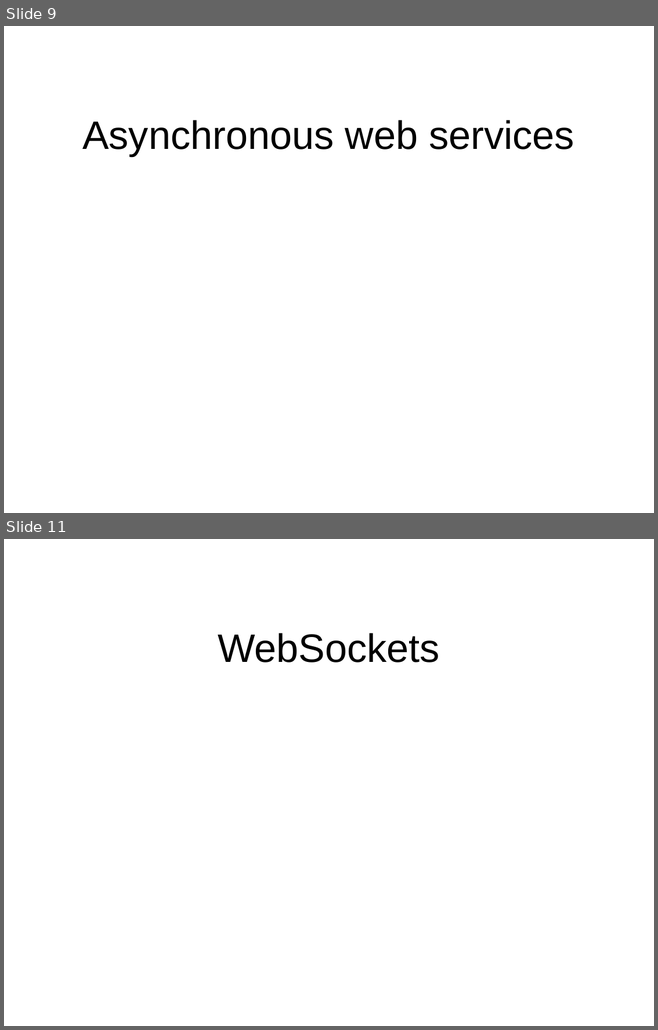
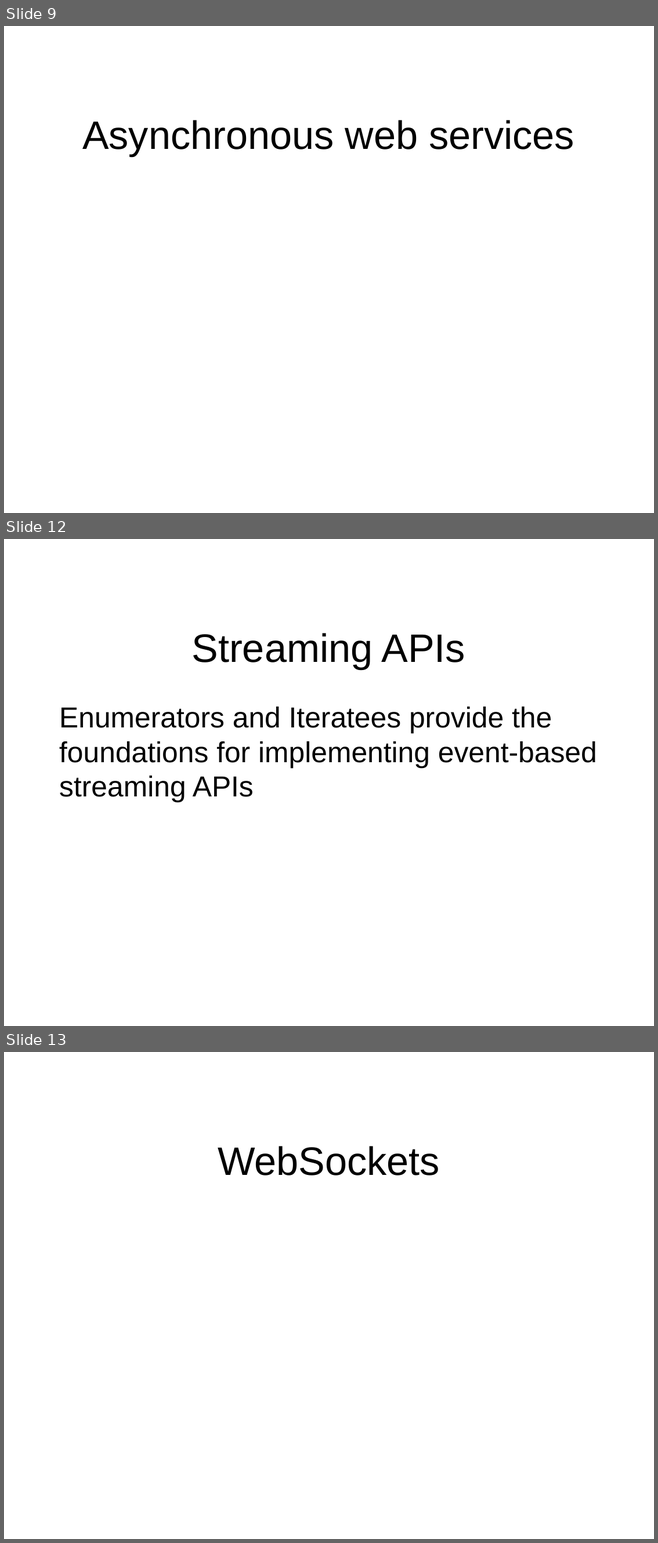
Before and after one commit to oscarrenalias/wjax-2012-play-async-apps, a slide deck: presentation/Asynchronous web apps with Play Framework 2.0.potx. Shown one above the other, each under a label of ours: slides 9 and 11 before the commit, slides 9, 12 and 13 after it; the slides between them are not shown. The pictures are 658x1030 and 658x1543 pixels, drawn with LibreOffice and Linux fonts; fonts in the diff are those of the drawing; background and template pictures are left out. Boxes give left, top, right and bottom in pixels: in the first picture for what was removed or moved away, otherwise in the second. Text is boxed around its words. In the diff, an @@ line names an element or a change of style, - is before the commit and + after.

```diff
--- a/presentation/Asynchronous web apps with Play Framework 2.0.potx
+++ b/presentation/Asynchronous web apps with Play Framework 2.0.potx
@@ slide 12 added at bbox=[4, 539, 654, 1026], background picture (left out) @@
@@ title added at bbox=[192, 633, 465, 669], 44 pt, text #000000 @@
+Streaming APIs
@@ text added at bbox=[59, 707, 597, 803], 32 pt, text #000000 @@
+Enumerators and Iteratees provide the foundations for implementing event-based streaming APIs
@@ what was slide 11 is now slide 13 @@
```
Also in this commit, not shown: 2 other slides added, 1 slide removed.
